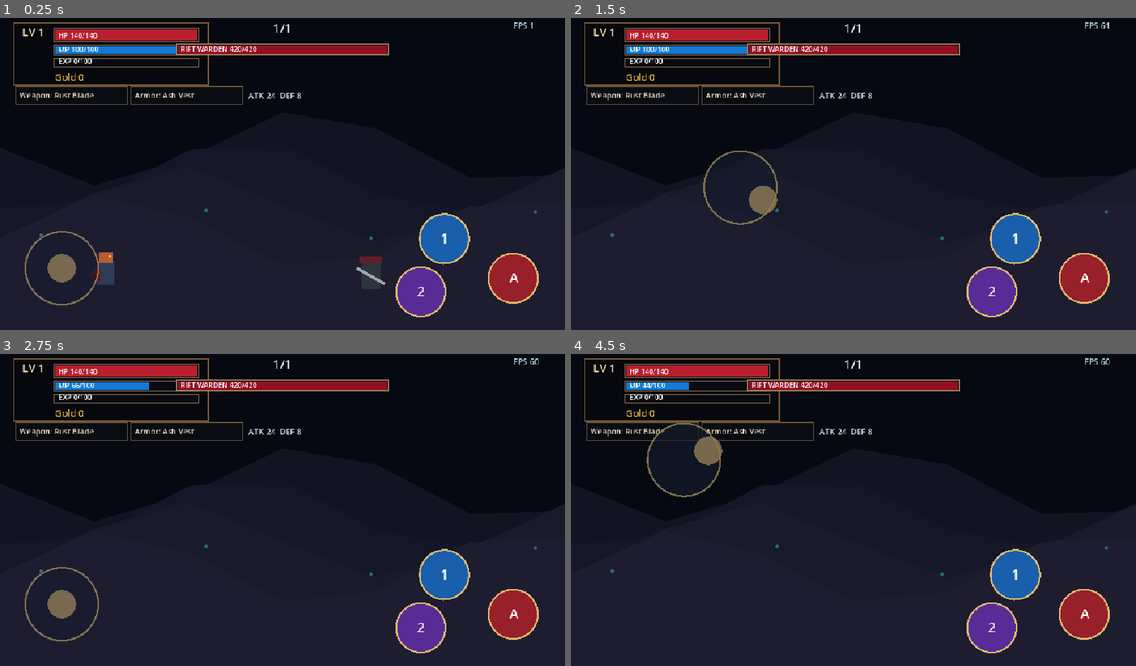
Above: before the commit, frames 1-4 (two rows, left to right).
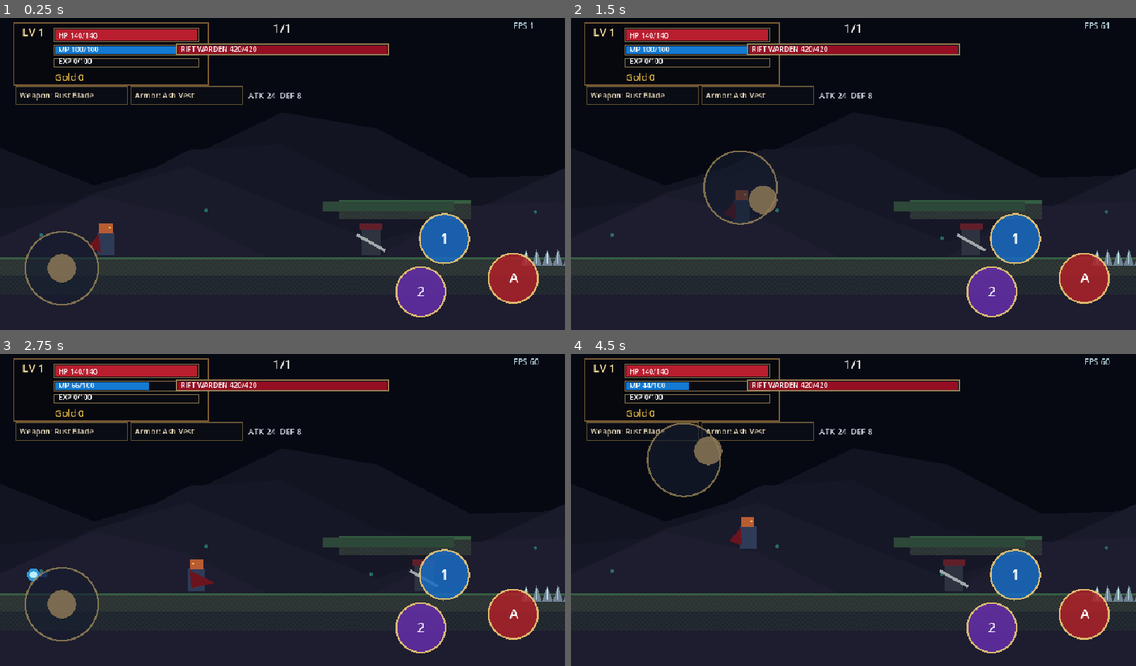
Above: after the commit, the same moments.

Repository: QuachGia1994/ShadowRift
Game: Godot game, scene res://scenes/game.tscn
Two runs of this game, one before a commit and one after it. Both use one fixed random seed, a clock stepped at 60 frames per second and the inputs below.
Inputs (mouse positions are in pixels of both pictures, inside the frame that each line leads up to):
- Up to frame 1 (0.25 s): no input
- Up to frame 2 (1.5 s): tap Enter at 0.5 s; move the mouse to (977, 155) at 0.52 s; hold D 0.53-1.25 s; tap J at 0.6 s; click (977, 155) at 0.67 s; tap Space at 0.77 s; drag from (740, 186) to (825, 233) at 1.27 s
- Up to frame 3 (2.75 s): move the mouse to (339, 438) at 2.02 s; hold A from 2.03 s (still down); tap L at 2.1 s
- Up to frame 4 (4.5 s): release A at 2.75 s; drag from (825, 569) to (684, 460) at 2.77 s; move the mouse to (1023, 553) at 3.52 s; hold D 3.53-4.25 s; tap K at 3.6 s; tap Space at 3.77 s; drag from (684, 460) to (768, 428) at 4.27 s

The runs differ from the first frame. In frame 1, 4.9% of the frame differs, in the area x 0-100%, y 58-86%; in frame 2, 4.8%; in frame 3, 4.5%; in frame 4, 5.1%, in the area x 0-100%, y 52-83%.
Error before the commit: Parse Error: Cannot infer the type of "base" variable because the value doesn't have a set type. (res://scripts/world/zone_builder.gd:21)

Commit message:
Fix mobile CI export setup

Diff:
--- a/scripts/performance/reusable_pool.gd
+++ b/scripts/performance/reusable_pool.gd
@@ -12,7 +12,7 @@
 		_available.append(_create_item())
 
 func acquire() -> Node:
-	var item := _available.pop_back() if not _available.is_empty() else _create_item()
+	var item: Node = _available.pop_back() if not _available.is_empty() else _create_item()
 	item.process_mode = Node.PROCESS_MODE_INHERIT
 	if item is CanvasItem:
 		(item as CanvasItem).visible = true
--- a/scripts/world/zone_builder.gd
+++ b/scripts/world/zone_builder.gd
@@ -18,11 +18,11 @@
 func _create_tile_set() -> TileSet:
 	var image := Image.create(TILE_SIZE * 3, TILE_SIZE, false, Image.FORMAT_RGBA8)
 	for tile_index in range(3):
-		var base := [Color(0.055, 0.075, 0.12), Color(0.12, 0.15, 0.18), Color(0.17, 0.20, 0.20)][tile_index]
+		var base: Color = [Color(0.055, 0.075, 0.12), Color(0.12, 0.15, 0.18), Color(0.17, 0.20, 0.20)][tile_index]
 		for x in range(TILE_SIZE):
 			for y in range(TILE_SIZE):
 				var checker := 0.025 if (int(x / 4) + int(y / 4)) % 2 == 0 else -0.015
-				var color := base.lightened(maxf(0.0, checker)) if checker >= 0.0 else base.darkened(-checker)
+				var color: Color = base.lightened(maxf(0.0, checker)) if checker >= 0.0 else base.darkened(-checker)
 				if tile_index == 2 and y < 5:
 					color = Color(0.21, 0.37, 0.26)
 				image.set_pixel(tile_index * TILE_SIZE + x, y, color)
Not shown, changed: .github/workflows/mobile-build.yml
